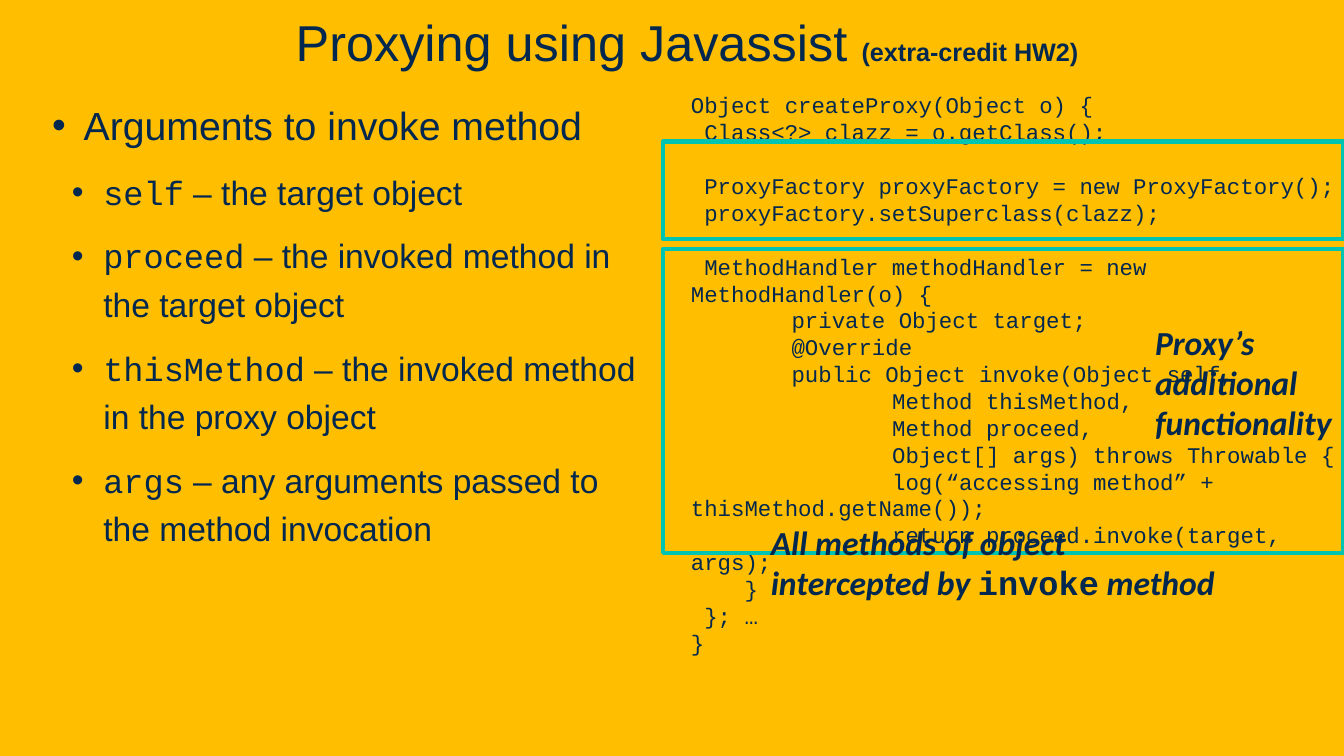
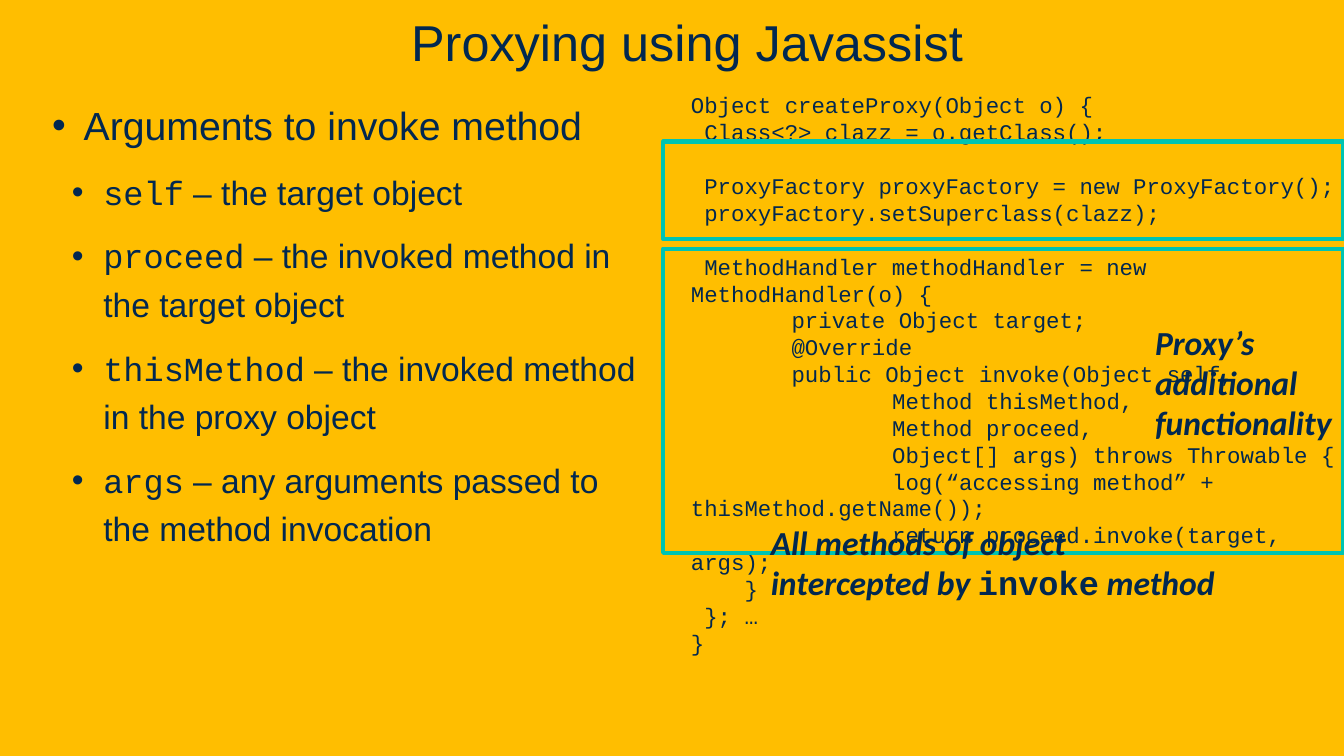
Before and after one commit to davsec-teaching/ECS_160, a slide deck: slide 86 of slides/Reflection.pptx. Drawn at 1344x756 pixels with LibreOffice and Linux fonts; fonts in the diff are those of the drawing; background and template pictures are left out. Boxes give left, top, right and bottom in pixels: in the first picture for what was removed or moved away, otherwise in the second. Text is boxed around its words. In the diff, an @@ line names an element or a change of style, - is before the commit and + after.

```diff
--- a/slides/Reflection.pptx
+++ b/slides/Reflection.pptx
@@ title at [411,24,963,71]: text changed @@
-Proxying using Javassist (extra-credit HW2)
+Proxying using Javassist
```
Also in this commit, not shown: 5 other slides changed.
